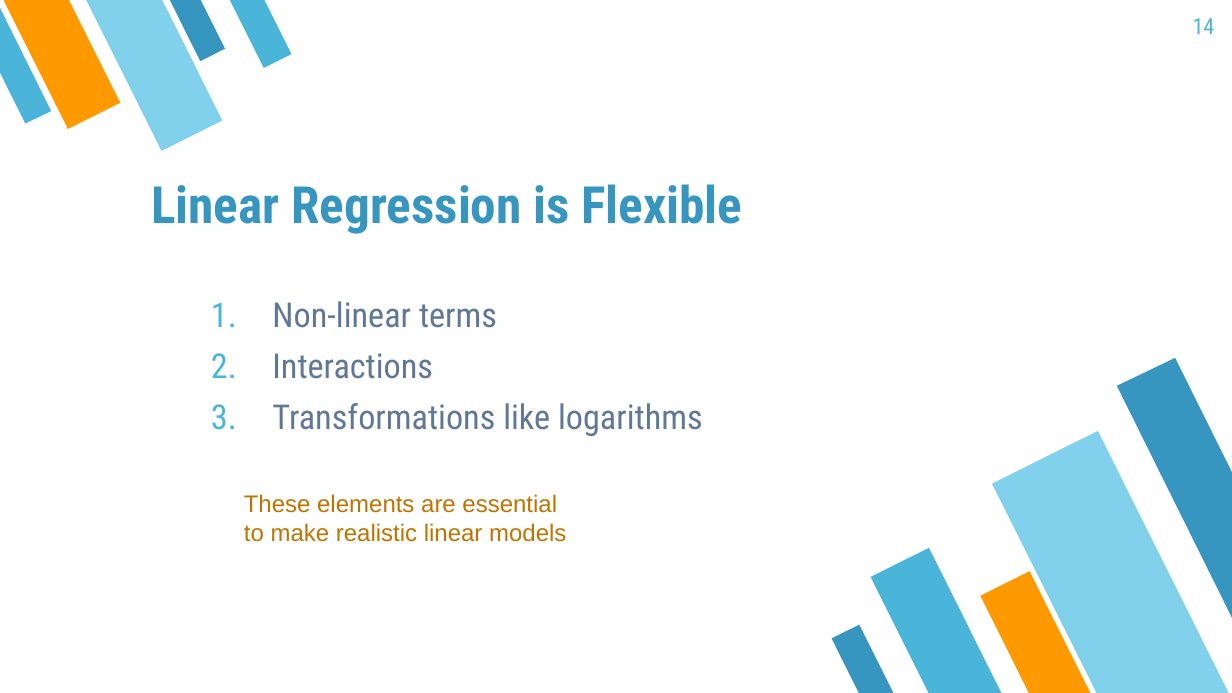
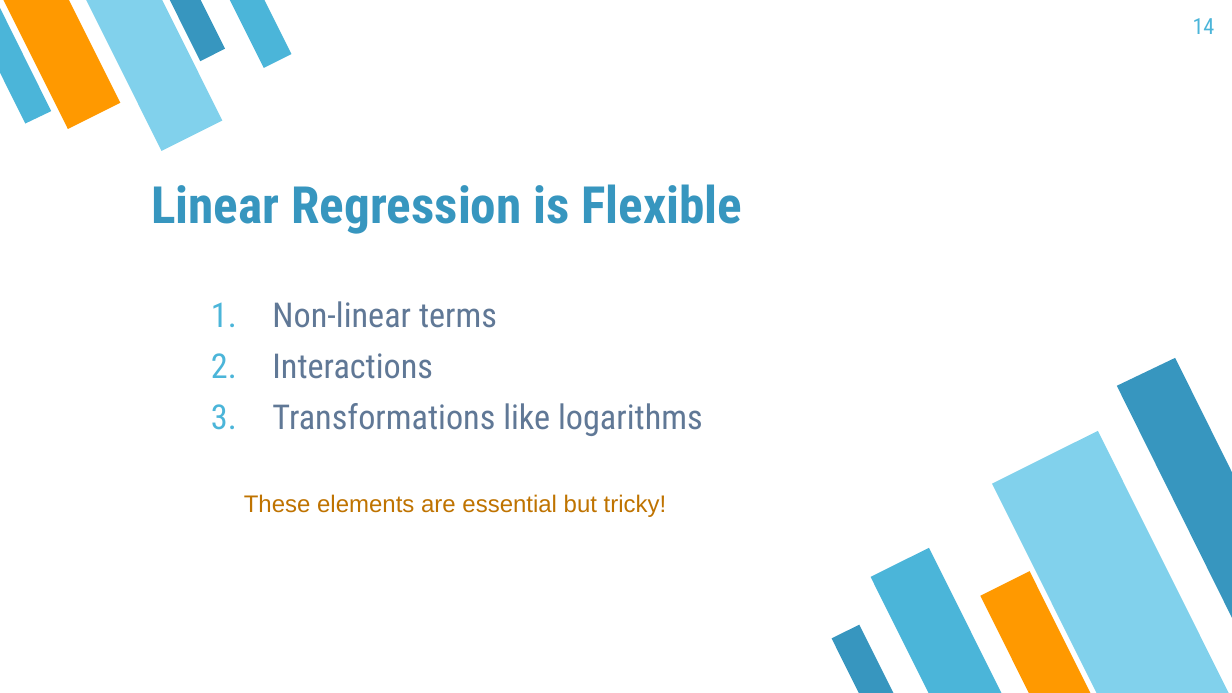
Before and after one commit to mayer79/ml_lecture, a slide deck: slide 14 of slides/DRAFT.pptx. Drawn at 1232x693 pixels with LibreOffice and Linux fonts; fonts in the diff are those of the drawing. Boxes give left, top, right and bottom in pixels: in the first picture for what was removed or moved away, otherwise in the second. Text is boxed around its words. In the diff, an @@ line names an element or a change of style, - is before the commit and + after.

Commit message:
added "tricky"

```diff
--- a/slides/DRAFT.pptx
+++ b/slides/DRAFT.pptx
@@ text at [244,494,667,517]: text changed @@
-These elements are essential
-to make realistic linear models
+These elements are essential but tricky!
```
